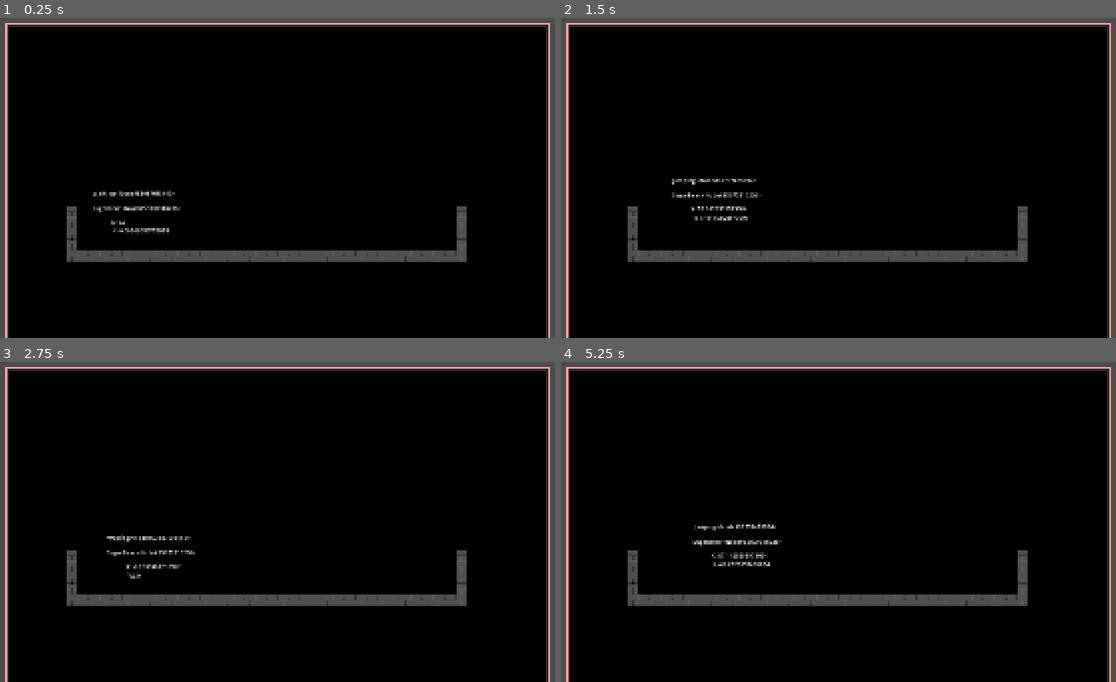
Above: before the commit, frames 1-4 (two rows, left to right).
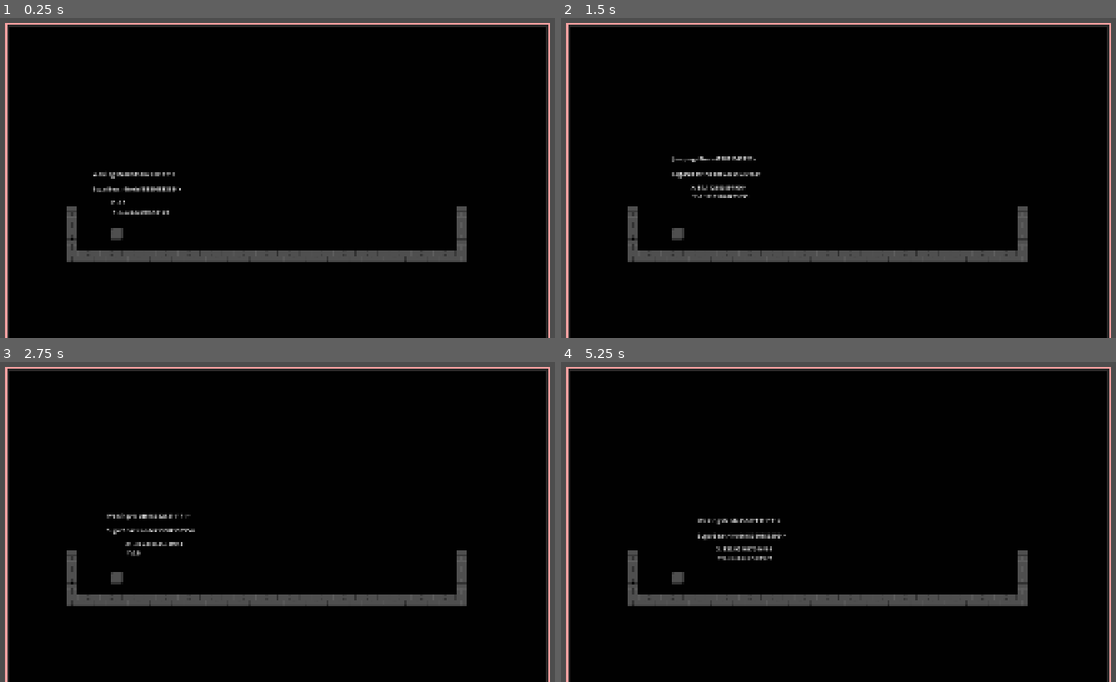
Above: after the commit, the same moments.

Repository: CamdenPix/GameOff-2026
Game: Godot game, scene res://scenes/main_game.tscn
Two runs of this game, one before a commit and one after it. Both use one fixed random seed, a clock stepped at 60 frames per second and the inputs below. The engine's default icon, where the game draws it, is replaced by a stand-in: a white triangle on a blue panel in a dark square.
Inputs:
- Up to frame 1 (0.25 s): no input
- Up to frame 2 (1.5 s): tap Enter at 0.5 s; hold D (move_right) from 0.53 s (still down); tap T at 0.6, 1.35 s; tap Space (jump) at 0.77, 1.07 s
- Up to frame 3 (2.75 s): tap Space (jump) at 1.52, 1.82 s; release D (move_right) at 2.03 s; hold A (move_left) from 2.03 s (still down); tap T at 2.1 s
- Up to frame 4 (5.25 s): release A (move_left) at 2.78 s; hold D (move_right) 2.78-4.28 s; tap T every 0.75 s from 2.85 to 5.1 s; tap Space (jump) at 3.02, 3.32, 3.77, 4.07, 4.52, 4.82 s; hold A (move_left) 4.28-5.03 s; hold D (move_right) from 5.03 s (still down)

The runs differ from the first frame. In frame 1, 1.0% of the frame differs, in the area x 16-33%, y 48-70%; in frame 2, 1.1%; in frame 3, 0.9%; in frame 4, 1.2%, in the area x 19-41%, y 48-70%.

Commit message:
ok this was reallllly fucking annoying to set up

Diff:
--- a/Scripts/Player/animal_changer.gd
+++ b/Scripts/Player/animal_changer.gd
@@ -10,11 +10,6 @@
 @export var bird: Bird
 @export var sugar_bear: SugarBear
 
-@export var bird_area_checker: Area2D
-@export var bird_area_checker_collision_shape: CollisionShape2D
-
-@export var sugar_bear_area_checker: Area2D
-@export var sugar_bear_area_checker_collision_shape: CollisionShape2D
 
 #@export var area_checker: Area2D
 #@export var area_checker_collision_shape: CollisionShape2D
@@ -22,15 +17,15 @@
 @export var player_collision_shape: CollisionShape2D
 @export var horizontal_wall_collison_margin: float = 3
 
-@export var right_cast: RayCast2D
-@export var left_cast: RayCast2D
+@export var right_wall_cast: RayCast2D
+@export var left_wall_cast: RayCast2D
+
+@export var right_space_cast: RayCast2D
+@export var left_space_cast: RayCast2D
 
 @export var parent: Player
 
-@export var animation_player: AnimationPlayer
-
-var sugar_bear_area_bodies: Array[Node2D] = []
-var bird_area_bodies: Array[Node2D] = []
+
 
 enum body_possible_return_values {
 	NONE,
@@ -49,13 +44,13 @@
 
 
 func _ready() -> void:
-	pass
+	#pass
 	#request_new_animal(bird, sugar_bear)
-	#for first_animal in animals_list:
-		#for second_animal in animals_list:
-			#if first_animal == second_animal:
-				#continue
-			#create_left_and_right_transition_area2d(first_animal, second_animal)
+	for first_animal in animals_list:
+		for second_animal in animals_list:
+			if first_animal == second_animal:
+				continue
+			create_left_and_right_transition_area2d(first_animal, second_animal)
 
 func find_animal_transition(start_animal: ChildStateMachine, end_animal: ChildStateMachine) -> AnimalTransition:
 
@@ -78,10 +73,10 @@
 
 	if start_animal_collision_shape == null:
 		push_error(start_animal.name +' is misising an animal resourece collision shape. please put it in ')
-		return false
+		return
 	if end_animal == null:
 		push_error(end_animal.name +' is misising an animal resourece collision shape. please put it in ')
-		return false
+		return
 
 
 	###
@@ -90,44 +85,51 @@
 	var start_animal_shape_rect: Rect2 = start_animal_collision_shape.get_rect()
 
 	var shape_difference: Vector2 = start_animal_shape_rect.size - end_animal_shape_rect.size
-	var horizontal_distance_away: float = abs(shape_difference.x )
-
-	var left_area : Area2D = Area2D.new()
-	var right_area : Area2D = Area2D.new()
-
-	left_area.name ="left " +  start_animal.name + " to " + end_animal.name
-	right_area.name ="right " +  start_animal.name + " to " + end_animal.name
-
-	add_child(left_area)
-	add_child(right_area)
-
-	var left_collision: CollisionShape2D = CollisionShape2D.new()
-	var right_collision: CollisionShape2D = CollisionShape2D.new()
-
-	left_area.add_child(left_collision)
-	right_area.add_child(right_collision)
-
-	left_collision.shape = end_animal.animal_resource.shape
-	right_collision.shape = end_animal.animal_resource.shape
-
-	left_area.position.x = -horizontal_distance_away
-	right_area.position.x = horizontal_distance_away
+
+
+	### if the start animal is smaller than the end animal in both ways who fucking cares
+	if shape_difference.x >= 0 and shape_difference.y >= 0:
+		return
+
+	var horizontal_distance_away: float = abs(shape_difference.x ) / 2
+
+	var area : Area2D = Area2D.new()
+	var raycast_distance_away_from_ground : RayCast2D = RayCast2D.new()
+
+
+	raycast_distance_away_from_ground.target_position.x = 0
+	raycast_distance_away_from_ground.target_position.y = abs(shape_difference.y) / 2
+
+
+	area.name ="transition from " +  start_animal.name + " to " + end_animal.name
+
+	add_child(area)
+
+	var collision: CollisionShape2D = CollisionShape2D.new()
+
+	area.add_child(collision)
+
+	add_child(raycast_distance_away_from_ground)
+	collision.shape = end_animal.animal_resource.shape
+
 
 	var animal_transition: AnimalTransition = AnimalTransition.new()
+
+	animal_transition.vertical_difference = abs(shape_difference.y ) / 2
+	animal_transition.raycast_distance_away_from_ground = raycast_distance_away_from_ground
+	animal_transition.parent = parent
+	animal_transition.area = area
+	animal_transition.from_animal = start_animal
+	animal_transition.to_animal = end_animal
 
 	add_child(animal_transition)
 	tranistion_list.append(animal_transition)
-	left_area.body_entered.connect(animal_transition.left_body_entered)
-	left_area.body_exited.connect(animal_transition.left_body_exited)
-
-	right_area.body_entered.connect(animal_transition.right_body_entered)
-	right_area.body_exited.connect(animal_transition.right_body_exited)
-
-	animal_transition.left_area = left_area
-	animal_transition.right_area = right_area
-
-	animal_transition.from_animal = start_animal
-	animal_transition.to_animal = end_animal
+	area.body_entered.connect(animal_transition.body_entered)
+	area.body_exited.connect(animal_transition.body_exited)
+
+
+
+
 
 
 	pass
@@ -160,15 +162,20 @@
 	var shape_difference: Vector2 = new_animal_shape_rect.size - current_animal_shape_rect.size
 
 
+	#######
+	###			If shape difference is bigger than that mean the new animal's size is bigger.
+
+	##			So if the player is touching the floor or the fucking wall we gotta move em a bit to compensate
+	######
 	var check : body_possible_return_values = check_for_walls_floors()
 	var transition:AnimalTransition = find_animal_transition(current_animal, new_animal)
 	print(body_possible_return_values.find_key(check),", from: ", current_animal.name + ', to: '+ new_animal.name)
-	print(shape_difference)
 	match check:
 		### the player isnt touching ANYTHING
 		body_possible_return_values.NONE:
-			change_collision_shapes(new_animal_collision_shape, shape_difference)
-			#animation_player.play('test animation')
+
+
+			change_collision_shapes(new_animal_collision_shape, shape_difference)
 			return true
 
 		body_possible_return_values.FLOOR:
@@ -176,24 +183,37 @@
 			if shape_difference.y > 0:
 				parent.global_position.y -= shape_difference.y/2
 			change_collision_shapes(new_animal_collision_shape, shape_difference)
-			#animation_player.play('test animation')
 
 			return true
 		body_possible_return_values.WALL:
-			#var wall_side: wall_possible_return_values = check_wall_side()
+
 			if shape_difference.x > 0:
-				parent.global_position.x += shape_difference.x
-			change_collision_shapes(new_animal_collision_shape, shape_difference)
-			#animation_player.play('test animation')
+				var wall_side : wall_possible_return_values = check_wall_side()
+				match  wall_side:
+					wall_possible_return_values.NONE:
+						push_error('EH in request_new_animal the character is touching a wall and the raycast didnt get it')
+						return false
+
+					wall_possible_return_values.LEFT:
+						parent.global_position.x += shape_difference.x / 2
+
+					wall_possible_return_values.RIGHT:
+						parent.global_position.x -= shape_difference.x / 2
+
+					wall_possible_return_values.BOTH:
+						push_warning('AYYYY in request_new_animal the character is touching two walls!! is this intentional?')
+						return false
+
+			change_collision_shapes(new_animal_collision_shape, shape_difference)
+
 
 			return true
 		body_possible_return_values.FLOOR_AND_WALL:
 			if shape_difference.y > 0:
 				parent.global_position.y -= shape_difference.y/2
 			if shape_difference.x > 0:
-				parent.global_position.x += shape_difference.x
-			change_collision_shapes(new_animal_collision_shape, shape_difference)
-			#animation_player.play('test animation')
+				parent.global_position.x += shape_difference.x / 2
+			change_collision_shapes(new_animal_collision_shape, shape_difference)
 			return true
 
 
@@ -203,8 +223,8 @@
 	return false
 
 func check_wall_side() -> wall_possible_return_values:
-	var right_collider = right_cast.get_collider()
-	var left_collider = left_cast.get_collider()
+	var right_collider = right_wall_cast.get_collider()
+	var left_collider = left_wall_cast.get_collider()
 
 	if left_collider is TileMapLayer and right_collider == null:
 		return wall_possible_return_values.LEFT
@@ -218,25 +238,14 @@
 
 
 func change_collision_shapes(new_shape: Shape2D, shape_difference: Vector2):
-	#var new_hurtbox_collision: CollisionShape2D = CollisionShape2D.new()
-	#new_hurtbox_collision.shape = new_shape
-	#var hurtbox_area: Area2D = hurtbox_collision_shape.get_parent()
-	#hurtbox_collision_shape.queue_free()
-	#hurtbox_area.add_child(new_hurtbox_collision)
-	#hurtbox_collision_shape = new_hurtbox_collision
-	#
-	#var new_player_collision: CollisionShape2D = CollisionShape2D.new()
-	#new_player_collision.shape = new_shape
-	#player_collision_shape.queue_free()
-	#parent.add_child(new_player_collision)
-	#player_collision_shape = new_player_collision
+
 
 	hurtbox_collision_shape.set_shape(new_shape)
 
 	player_collision_shape.set_shape(new_shape)
 	var new_shape_fucking_uh_horizontal: float = new_shape.get_rect().size.x/2
-	right_cast.target_position.x = new_shape_fucking_uh_horizontal + horizontal_wall_collison_margin
-	left_cast.target_position.x = (new_shape_fucking_uh_horizontal+ horizontal_wall_collison_margin) * -1
+	right_wall_cast.target_position.x = new_shape_fucking_uh_horizontal + horizontal_wall_collison_margin
+	left_wall_cast.target_position.x = (new_shape_fucking_uh_horizontal+ horizontal_wall_collison_margin) * -1
 
 
 func check_for_walls_floors() -> body_possible_return_values:
@@ -249,30 +258,3 @@
 
 
 	return body_possible_return_values.NONE
-
-#
-#func shape_difference_check(shape_difference: Vector2) -> bool:
-	#
-	### if the shape difference is positive then the new shape is bigger
-	#if shape_difference.x > 0:
-		#move_horizontal_raycasts_and_check(shape_difference.x)
-			#
-			#
-	#
-	#return false
-
-
-func _on_sugar_bear_area_checker_body_entered(body: Node2D) -> void:
-	sugar_bear_area_bodies.append(body)
-
-
-func _on_sugar_bear_area_checker_body_exited(body: Node2D) -> void:
-	sugar_bear_area_bodies.erase(body)
-
-
-func _on_bird_area_checker_body_entered(body: Node2D) -> void:
-	bird_area_bodies.append(body)
-
-
-func _on_bird_area_checker_body_exited(body: Node2D) -> void:
-	bird_area_bodies.erase(body)
--- a/animal_transition.gd
+++ b/animal_transition.gd
@@ -3,23 +3,37 @@
 var from_animal: ChildStateMachine
 var to_animal: ChildStateMachine
 
-var left_bodies : Array[Node2D] = []
-var right_bodies : Array[Node2D] = []
+var bodies : Array[Node2D] = []
 
-var left_area : Area2D
-var right_area : Area2D
+var area : Area2D
+var raycast_distance_away_from_ground: RayCast2D
+var parent: CharacterBody2D
+var vertical_difference: float
+var from_animal_vertical_offset: float
+
+func _ready() -> void:
+	## this looks fucking stupid but trust
+	from_animal_vertical_offset = from_animal.animal_resource.shape.get_rect().size.y / 2
+
+func _physics_process(delta: float) -> void:
+	print(area.position)
+	### use the raycast to keep the distance away from the ground
+	#area.position.y = parent.position.y +
+	if raycast_distance_away_from_ground.is_colliding():
+
+		var collision_point = raycast_distance_away_from_ground.get_collision_point()
+		if collision_point:
+			var y_distance = raycast_distance_away_from_ground.global_position.distance_to(collision_point)
+			area.position.y =   (y_distance - vertical_difference) - from_animal_vertical_offset
+
+	else:
+		area.position.y = 0
+	pass
 
 
-func left_body_entered(body: Node2D) -> void:
-	left_bodies.append(body)
+func body_entered(body: Node2D) -> void:
+	bodies.append(body)
 
-func left_body_exited(body: Node2D) -> void:
-	if left_bodies.has(body):
-		left_bodies.erase(body)
-
-func right_body_exited(body: Node2D) -> void:
-	if right_bodies.has(body):
-		right_bodies.erase(body)
-
-func right_body_entered(body: Node2D) -> void:
-	right_bodies.append(body)
+func body_exited(body: Node2D) -> void:
+	if bodies.has(body):
+		bodies.erase(body)
--- a/scenes/main_game.tscn
+++ b/scenes/main_game.tscn
@@ -676,7 +676,7 @@
 tile_set = SubResource("TileSet_qdonj")
 
 [node name="Walls" parent="World" unique_id=1352024199 instance=ExtResource("2_72e8q")]
-tile_map_data = PackedByteArray("AADv/wkAAQACAAAAAADw/wkAAQA …(639 unchanged characters)… AAAAAAAADu/wYAAQAAAAAAAADu/wUAAQAAAAAAAAA=")
+tile_map_data = PackedByteArray("AADv/wkAAQACAAAAAADw/wkAAQA …(639 unchanged characters)… AAAAAAAADu/wYAAQAAAAAAAADu/wUAAQAAAAAAAADy/wcAAQAAAAAAAAA=")
 
 [node name="Player" parent="World" unique_id=139764919 instance=ExtResource("1_72e8q")]
 position = Vector2(-494, 215)
--- a/scenes/player.tscn
+++ b/scenes/player.tscn
@@ -293,21 +293,18 @@
 offset_right = 72.0
 offset_bottom = 10.0
 
-[node name="AnimalChanger" type="Node2D" parent="." unique_id=1149322701 node_paths=PackedStringArray("animals_list", "bird", "sugar_bear", "bird_area_checker", "bird_area_checker_collision_shape", "sugar_bear_area_checker", "sugar_bear_area_checker_collision_shape", "hurtbox_collision_shape", "player_collision_shape", "right_cast", "left_cast", "parent", "animation_player")]
+[node name="AnimalChanger" type="Node2D" parent="." unique_id=1149322701 node_paths=PackedStringArray("animals_list", "bird", "sugar_bear", "hurtbox_collision_shape", "player_collision_shape", "right_wall_cast", "left_wall_cast", "right_space_cast", "left_space_cast", "parent")]
 script = ExtResource("22_a38lo")
 animals_list = [NodePath("../ParentStateMachine/Bird"), NodePath("../ParentStateMachine/SugarBear")]
 bird = NodePath("../ParentStateMachine/Bird")
 sugar_bear = NodePath("../ParentStateMachine/SugarBear")
-bird_area_checker = NodePath("BirdAreaChecker")
-bird_area_checker_collision_shape = NodePath("BirdAreaChecker/CollisionShape2D")
-sugar_bear_area_checker = NodePath("SugarBearAreaChecker")
-sugar_bear_area_checker_collision_shape = NodePath("SugarBearAreaChecker/CollisionShape2D")
 hurtbox_collision_shape = NodePath("../Player_Hurtbox/HurtboxShape")
 player_collision_shape = NodePath("../CollisionShape")
-right_cast = NodePath("RightCast")
-left_cast = NodePath("LeftCast")
+right_wall_cast = NodePath("RightWallCheck")
+left_wall_cast = NodePath("LeftWallCheck")
+right_space_cast = NodePath("RightSpaceCast")
+left_space_cast = NodePath("LeftSpaceCast")
 parent = NodePath("..")
-animation_player = NodePath("../AnimationPlayer")
 
 [node name="BirdAreaChecker" type="Area2D" parent="AnimalChanger" unique_id=296623289]
 visible = false
@@ -323,13 +320,20 @@
 [node name="CollisionShape2D" type="CollisionShape2D" parent="AnimalChanger/SugarBearAreaChecker" unique_id=523033124]
 shape = ExtResource("15_ujl30")
 
-[node name="RightCast" type="RayCast2D" parent="AnimalChanger" unique_id=1988924099]
+[node name="RightWallCheck" type="RayCast2D" parent="AnimalChanger" unique_id=1988924099]
 target_position = Vector2(40, 0)
 collision_mask = 5
 
-[node name="LeftCast" type="RayCast2D" parent="AnimalChanger" unique_id=1950531249]
+[node name="LeftWallCheck" type="RayCast2D" parent="AnimalChanger" unique_id=1950531249]
 target_position = Vector2(-40, 0)
 collision_mask = 5
+
+[node name="LeftSpaceCast" type="RayCast2D" parent="AnimalChanger" unique_id=1950487961]
+target_position = Vector2(-999, 0)
+
+[node name="RightSpaceCast" type="RayCast2D" parent="AnimalChanger" unique_id=982957331]
+visible = false
+target_position = Vector2(999, 0)
 
 [node name="AnimationPlayer" type="AnimationPlayer" parent="." unique_id=1216596490]
 root_node = NodePath("../AnimalChanger/BirdAreaChecker/CollisionShape2D")
